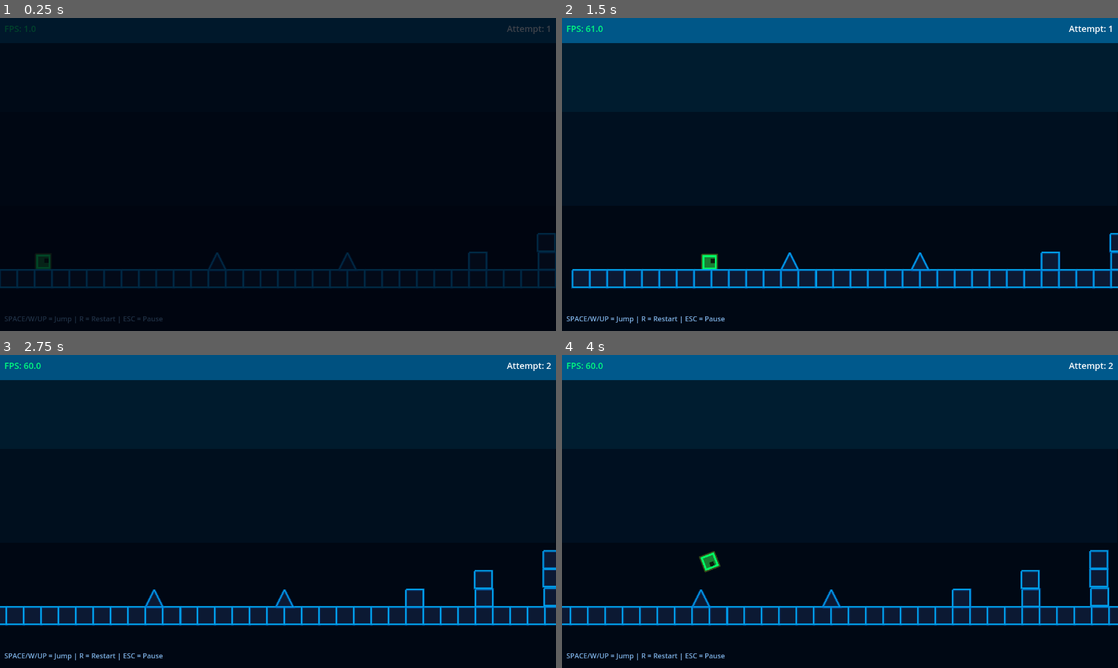
Above: before the commit, frames 1-4 (two rows, left to right).
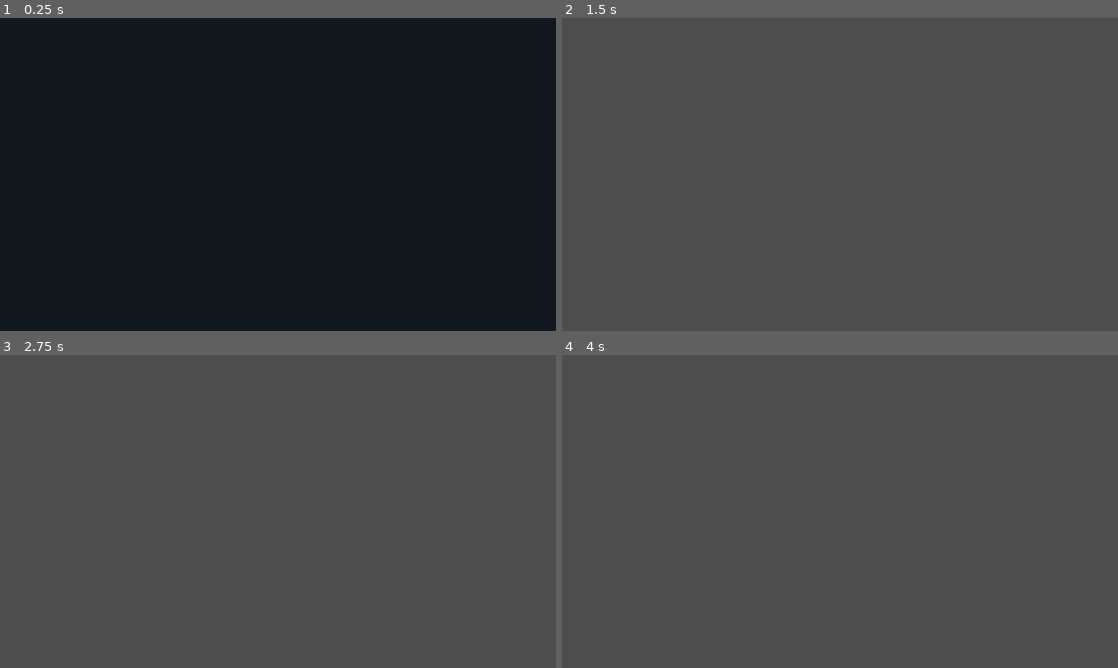
Above: after the commit, the same moments.

Repository: alxmrcktr/Geometry-Dash
Game: Godot game, scene res://scenes/main_menu.tscn
The game is run twice, just before and just after one commit, with the same random seed, the same clock (stepped at 60 frames per second) and the same inputs. Before the commit the project starts from res://scenes/main.tscn.
Inputs:
- Up to frame 1 (0.25 s): no input
- Up to frame 2 (1.5 s): click "Level 1 The Beginning ▶ PLAY" at 0.5 s
- Up to frame 3 (2.75 s): tap Space (jump) at 1.52, 2.27 s
- Up to frame 4 (4 s): tap Enter at 2.75 s; tap Space (jump) at 3.77 s

The runs differ from the first frame. In frame 1, 1.7% of the frame differs, in the area x 0-100%, y 2-98%; in frame 2, 100%, in the area x 0-100%, y 0-100%; in frame 3, 100%; in frame 4, 100%.

Commit message:
Fix level restart and add Level 2 editing guide

Diff:
--- a/game/project.godot
+++ b/game/project.godot
@@ -11,7 +11,7 @@
 [application]
 
 config/name="Geometry Dash Clone"
-run/main_scene="res://scenes/main.tscn"
+run/main_scene="res://scenes/main_menu.tscn"
 config/features=PackedStringArray("4.5", "Forward Plus")
 config/icon="res://icon.svg"
 
--- a/game/scripts/game_manager.gd
+++ b/game/scripts/game_manager.gd
@@ -26,6 +26,7 @@
 func _on_level_selected(level_id: int):
 	if Globals:
 		Globals.has_started_once = true
+		Globals.current_level = level_id  # Save which level is selected
 
 	# Load the appropriate level
 	var level_scene_path = ""
--- a/game/scripts/globals.gd
+++ b/game/scripts/globals.gd
@@ -3,3 +3,4 @@
 # Global singleton for persistent data
 var attempts: int = 1
 var has_started_once: bool = false  # Track if player has clicked start at least once
+var current_level: int = 1  # Track which level is currently loaded
Not shown, added: game/HOW_TO_EDIT_LEVEL_2.md
